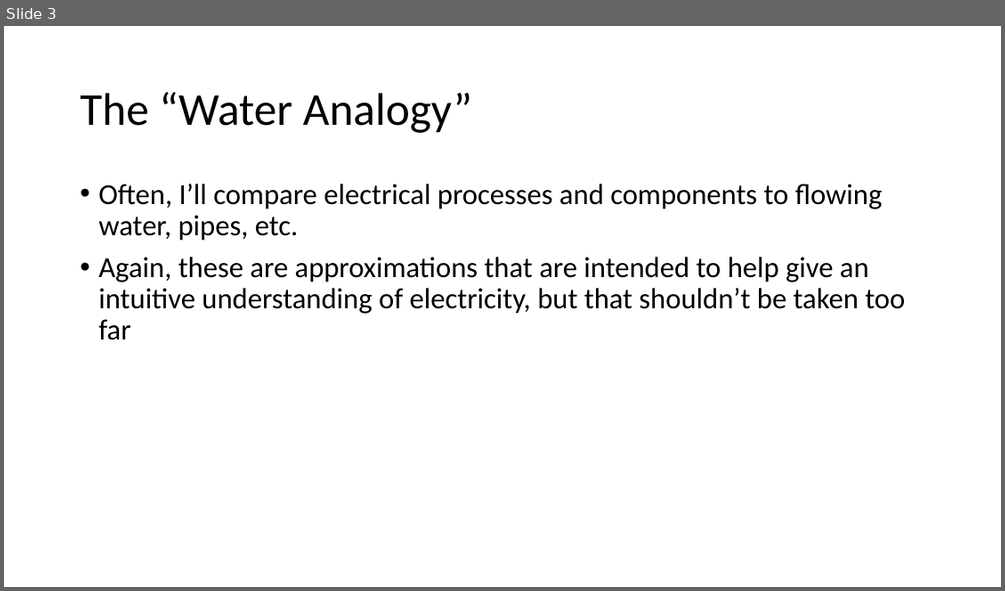
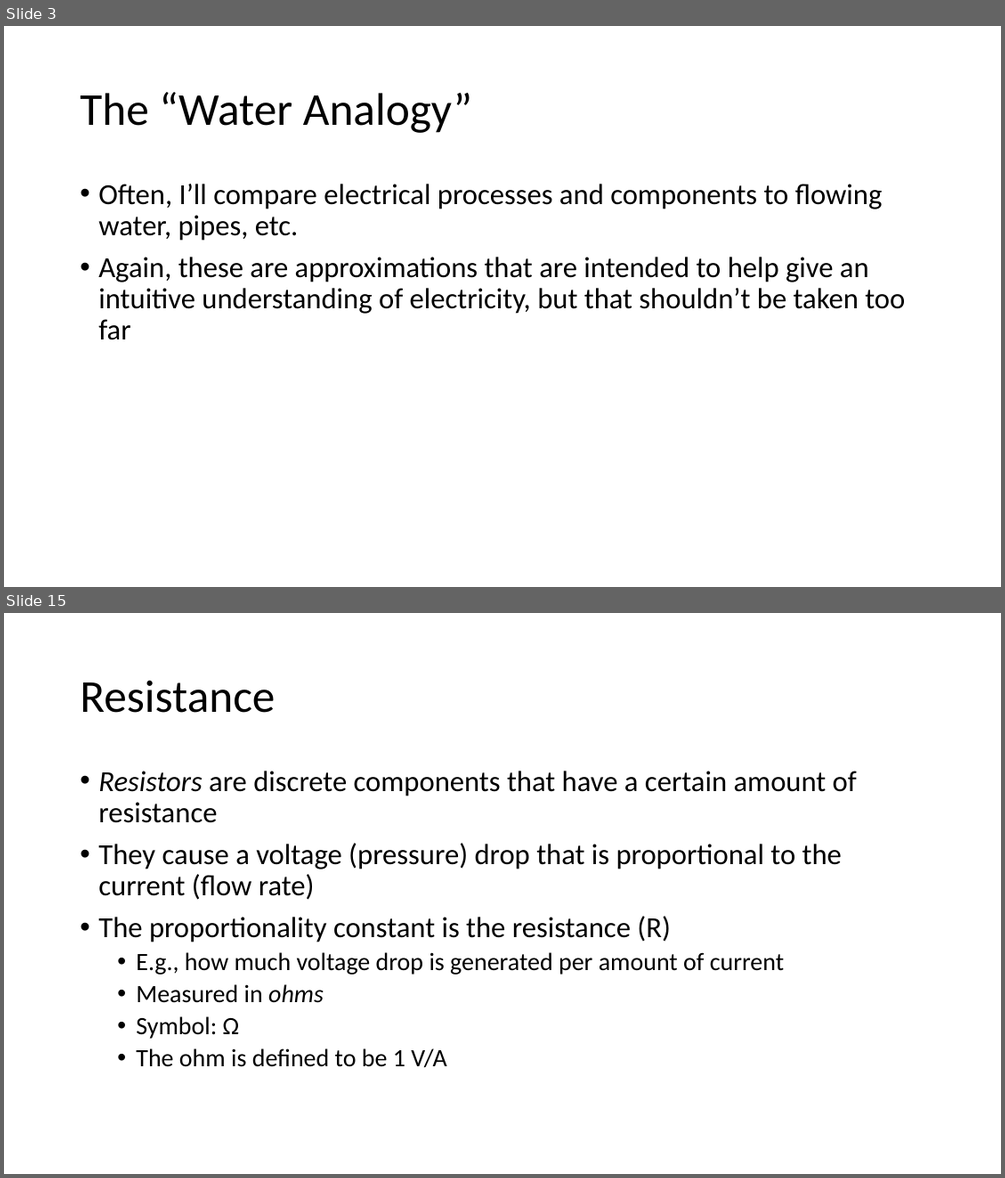
Before and after one commit to carlosgj/FRC-Training, a slide deck: Electronics 101.pptx. Shown one above the other, each under a label of ours: slide 3 before the commit, slides 3 and 15 after it; the slides between them are not shown. The pictures are 1005x591 and 1005x1178 pixels, drawn with LibreOffice and Linux fonts; fonts in the diff are those of the drawing. Boxes give left, top, right and bottom in pixels: in the first picture for what was removed or moved away, otherwise in the second. Text is boxed around its words. In the diff, an @@ line names an element or a change of style, - is before the commit and + after.

```diff
--- a/Electronics 101.pptx
+++ b/Electronics 101.pptx
@@ slide 15 added at (x1=4, y1=613, x2=1001, y2=1174), background #FFFFFF @@
@@ title added at (x1=80, y1=680, x2=275, y2=713), 44 pt, text #000000 @@
+Resistance
@@ text added at (x1=98, y1=771, x2=857, y2=1068), 28 pt, text #000000 @@
+• Resistors are discrete components that have a certain amount of resistance
+• They cause a voltage (pressure) drop that is proportional to the current (flow rate)
+• The proportionality constant is the resistance (R)
+  • E.g., how much voltage drop is generated per amount of current
+  • Measured in ohms
+  • Symbol: Ω
+  • The ohm is defined to be 1 V/A
```
Also in this commit, not shown: 4 slides changed, 10 other slides added.
